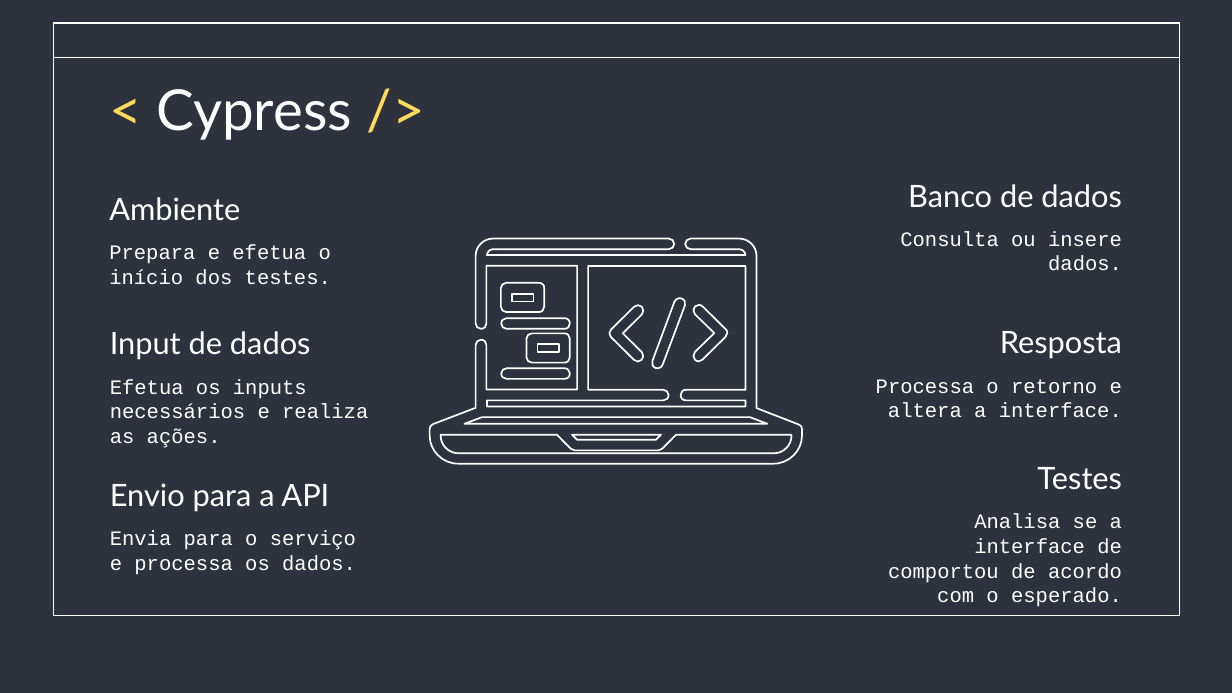
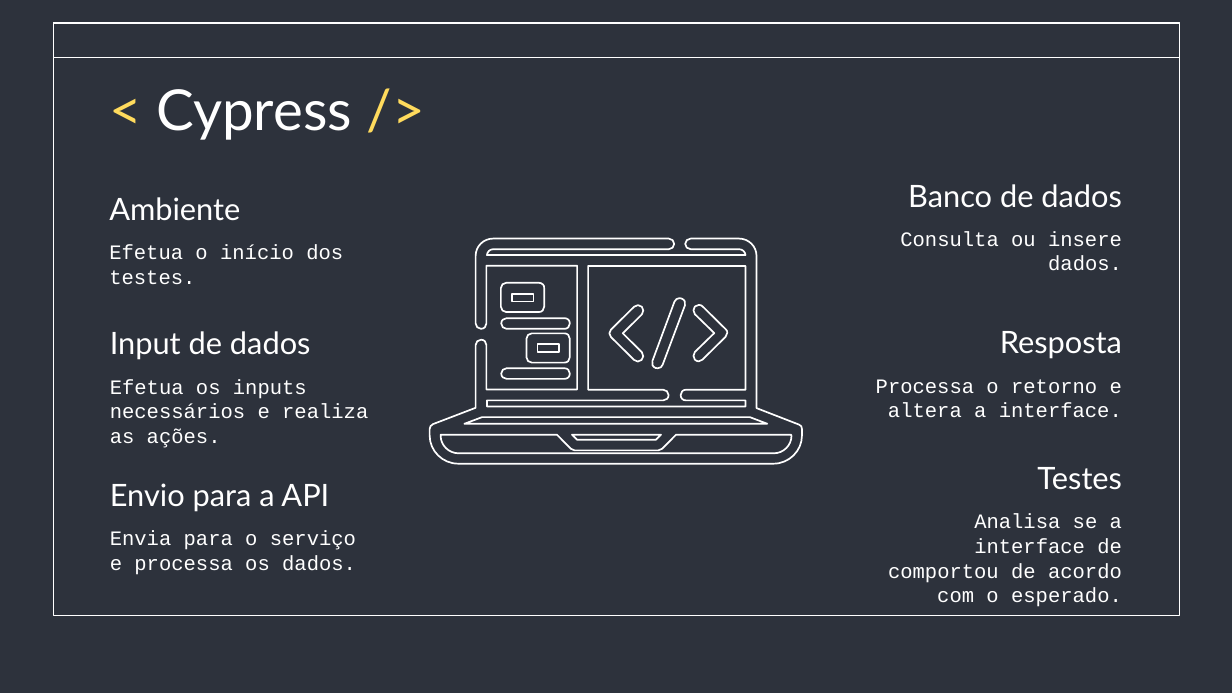
Before and after one commit to saintalex93/TestingHabitPresentation, a slide deck: slide 22 of Testes - Semana de qualidade.pptx (slide 21 before the commit). Drawn at 1232x693 pixels with LibreOffice and Linux fonts; fonts in the diff are those of the drawing. Boxes give left, top, right and bottom in pixels: in the first picture for what was removed or moved away, otherwise in the second. Text is boxed around its words. In the diff, an @@ line names an element or a change of style, - is before the commit and + after.

Commit message:
[PRESENTATION] - Update Slides

```diff
--- a/Testes - Semana de qualidade.pptx
+++ b/Testes - Semana de qualidade.pptx
@@ text at box(109, 245, 343, 284): text changed @@
-Prepara e efetua o início dos testes.
+Efetua o início dos testes.
```
Also in this commit, not shown: 2 other slides changed, 1 slide added.
